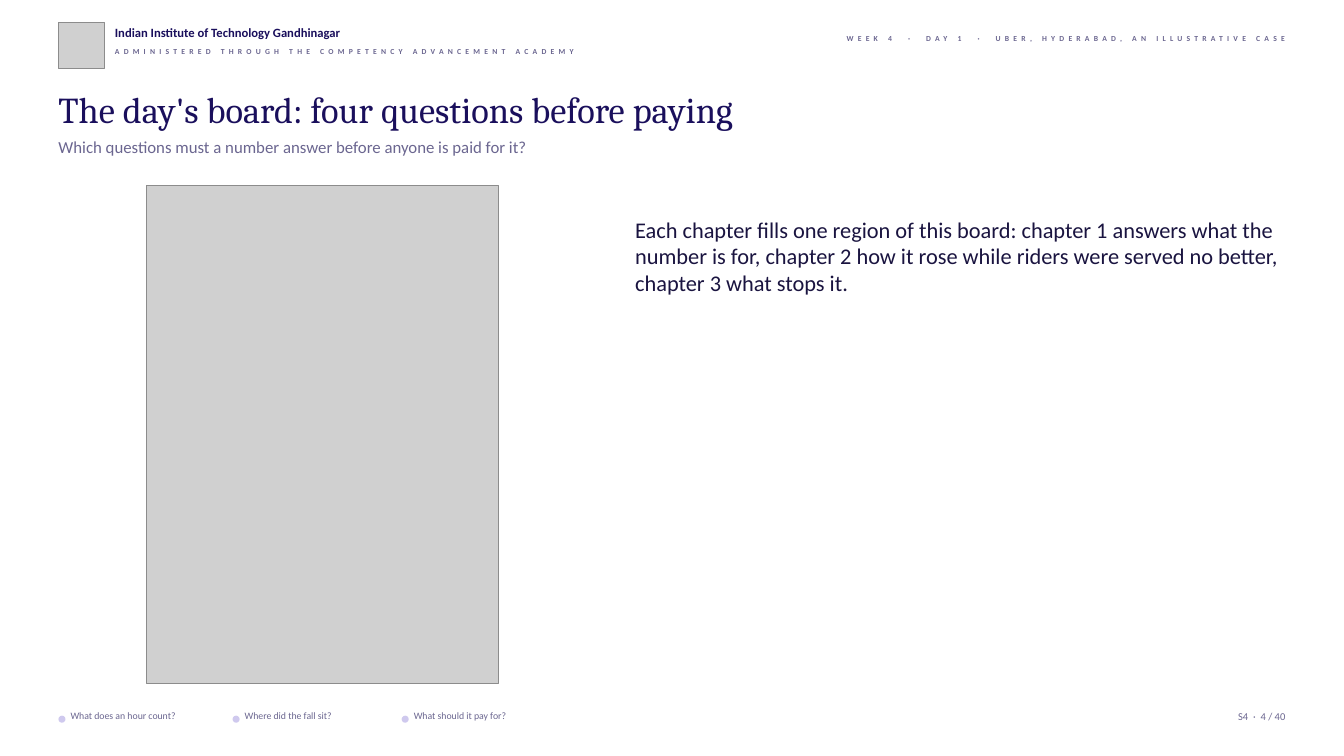
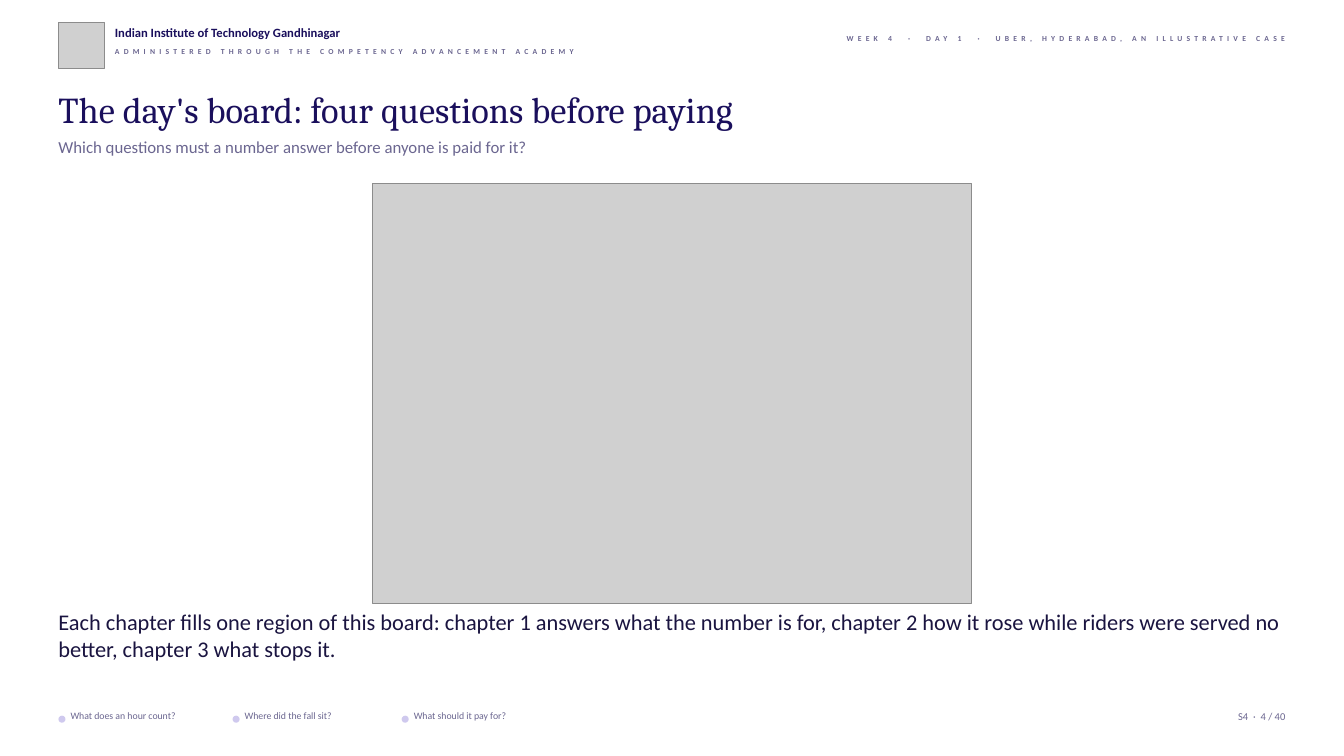
Before and after one commit to fde-academy-lab/c2-content-factory, a slide deck: slide 4 of content/W04/D1/slides/C2_W04_D01_half1_STUDENT.pptx. Drawn at 1344x756 pixels with LibreOffice and Linux fonts; fonts in the diff are those of the drawing; grey boxes stand for pictures; background and template pictures are left out. Boxes give left, top, right and bottom in pixels: in the first picture for what was removed or moved away, otherwise in the second. Text is boxed around its words. In the diff, an @@ line names an element or a change of style, - is before the commit and + after.

```diff
--- a/content/W04/D1/slides/C2_W04_D01_half1_STUDENT.pptx
+++ b/content/W04/D1/slides/C2_W04_D01_half1_STUDENT.pptx
@@ picture removed at [146, 186, 499, 684] @@
@@ picture added at [372, 184, 972, 604] @@
@@ text "Each chapter fills one region ...": place and size @@
-text "Each chapter fills one region ..." at [635, 222, 1277, 295]
+text "Each chapter fills one region ..." at [58, 614, 1280, 661]
@@ text "Each chapter fills one region ..." at [58, 614, 1280, 661]: less space between paragraphs @@
```
Also in this commit, not shown: 10 other slides changed, 3 other files.
